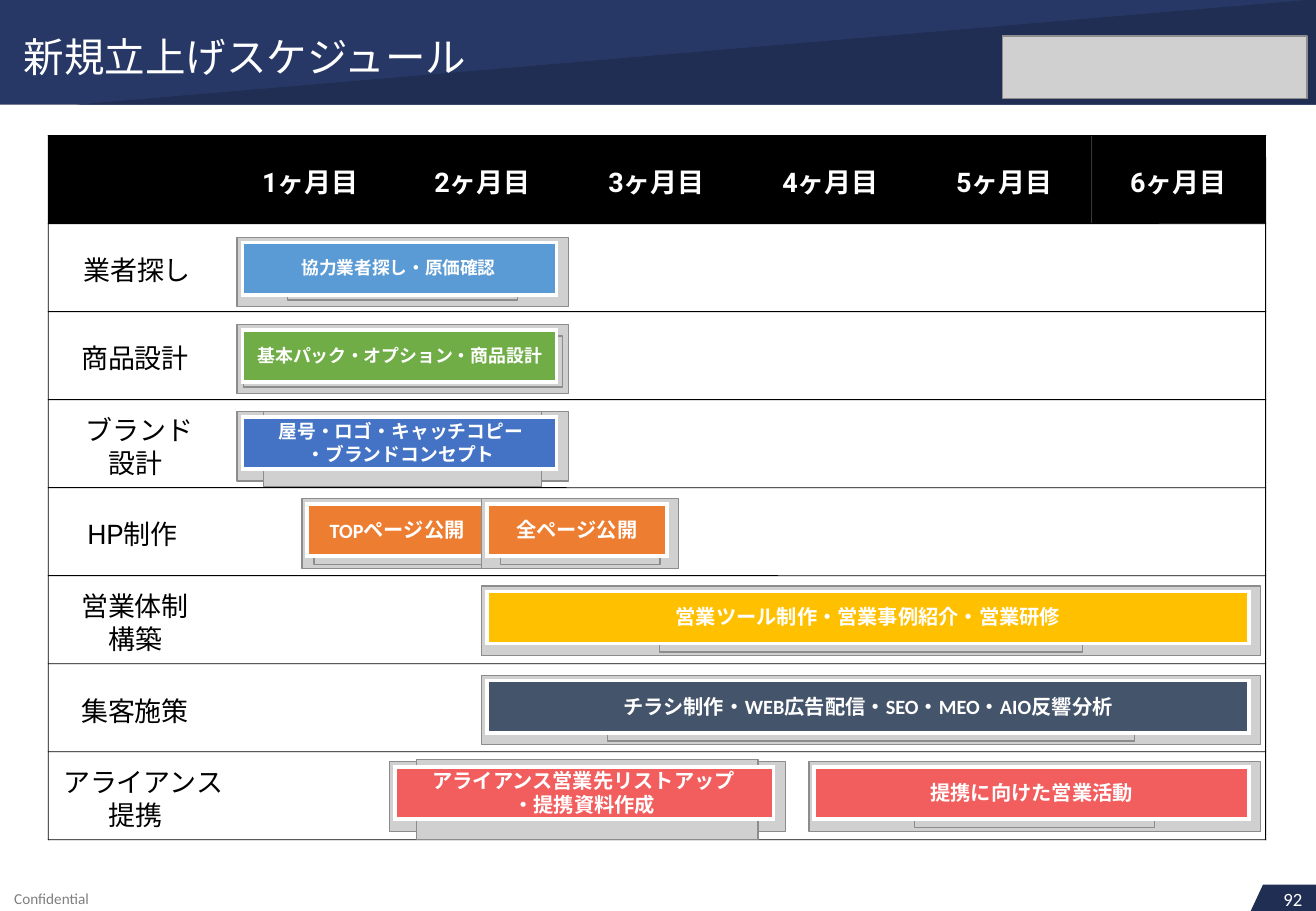
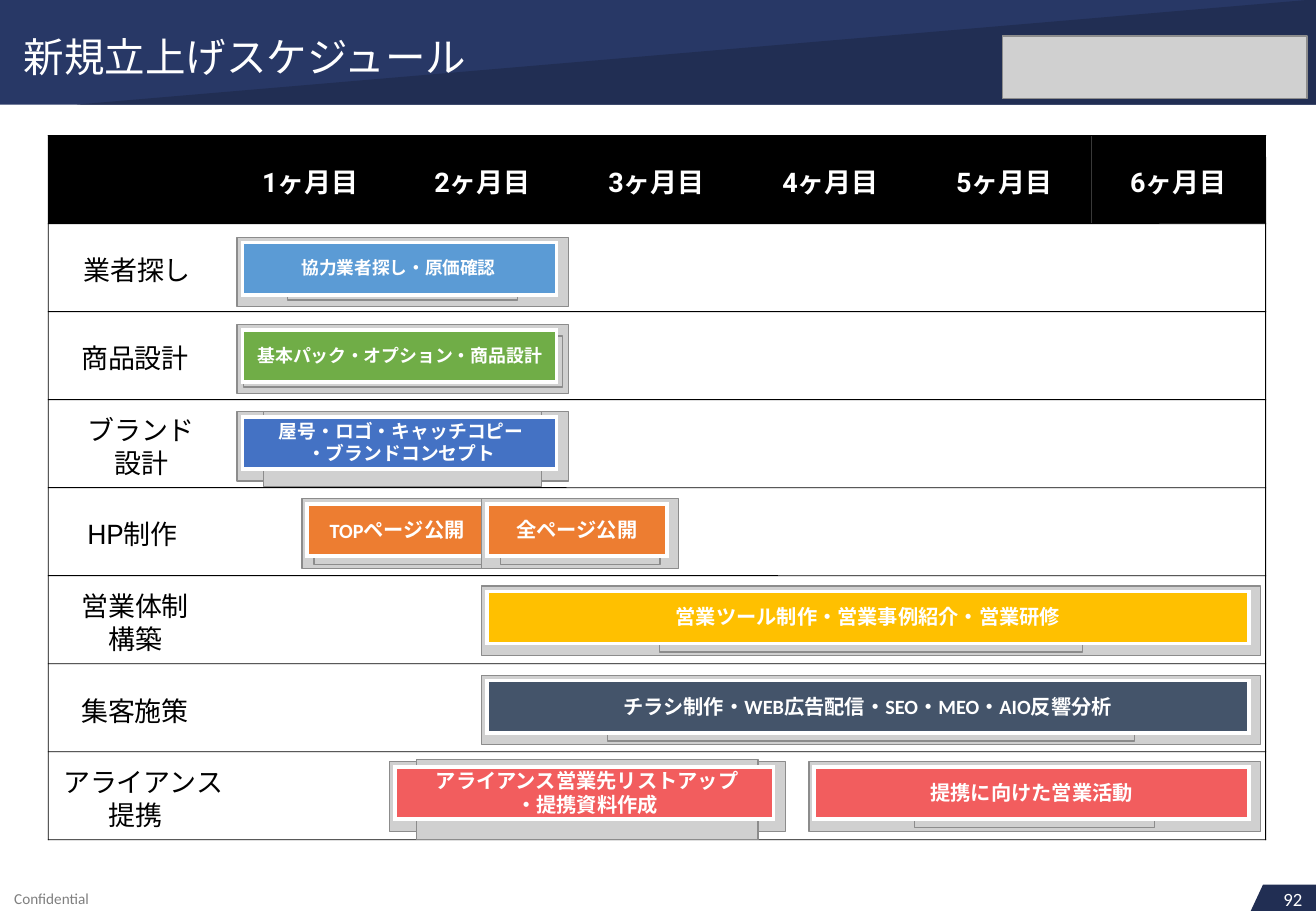
Before and after one commit to soshiro-iki-sys/-, a slide deck: slide 81 of proposals/REVIVAL_LINK様_ご提案書.pptx. Drawn at 1316x911 pixels with LibreOffice and Linux fonts; fonts in the diff are those of the drawing; grey boxes stand for pictures. Boxes give left, top, right and bottom in pixels: in the first picture for what was removed or moved away, otherwise in the second. Text is boxed around its words. In the diff, an @@ line names an element or a change of style, - is before the commit and + after.

```diff
--- a/proposals/REVIVAL_LINK様_ご提案書.pptx
+++ b/proposals/REVIVAL_LINK様_ご提案書.pptx
@@ text at box(87, 417, 195, 441): alignment left to centre; line spacing 1 to 19.2pt @@
@@ text removed at box(108, 450, 162, 475) @@
-設計
@@ text at box(114, 450, 168, 475): paragraph added @@
+設計
@@ text at box(436, 767, 738, 790): alignment left to centre; line spacing 1 to 14.4pt @@
@@ text removed at box(513, 795, 655, 818) @@
-・提携資料作成
@@ text at box(516, 795, 658, 818): paragraph added @@
+・提携資料作成
```
Also in this commit, not shown: 56 other slides changed, 2 other files.
